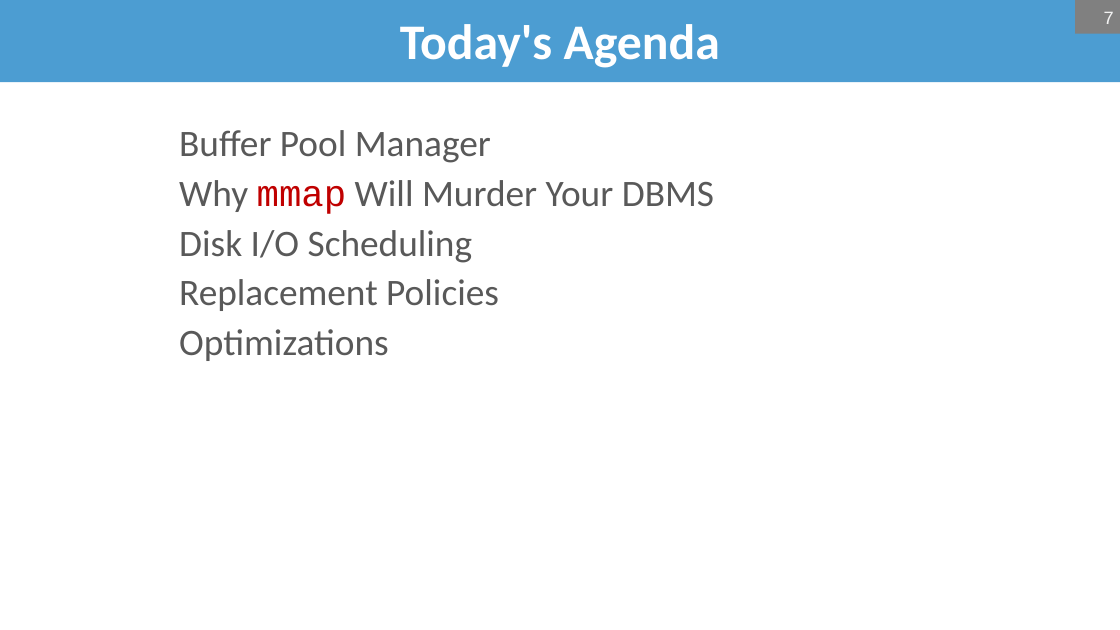
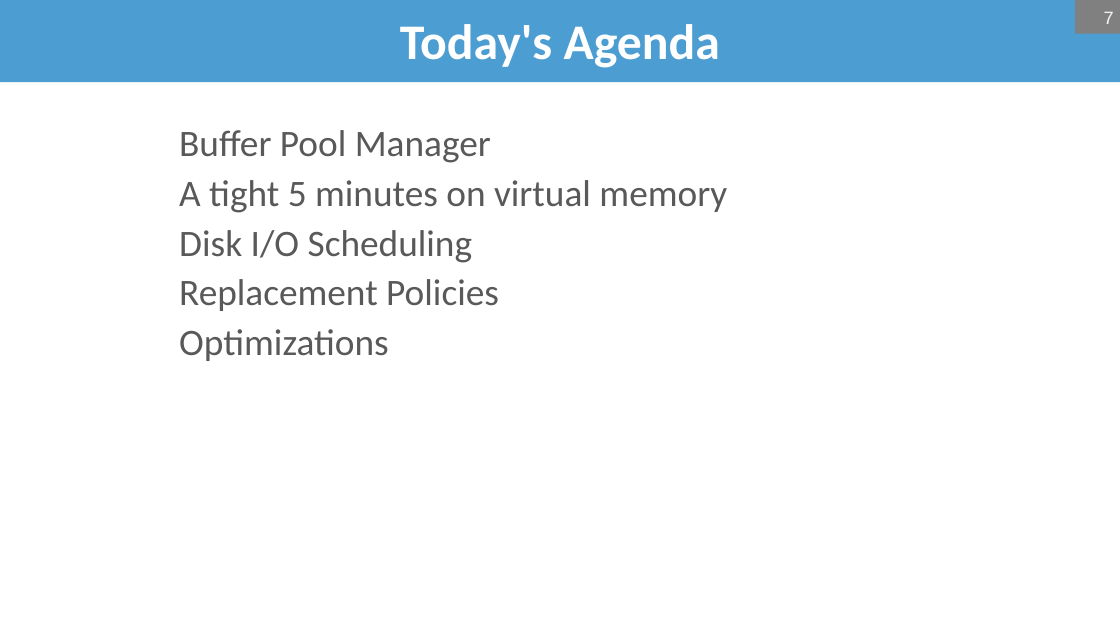
Before and after one commit to bsb20/bsb20.github.io, a slide deck: slide 7 of docs/421_f26/lectures/L5.pptx. Drawn at 1120x630 pixels with LibreOffice and Linux fonts; fonts in the diff are those of the drawing; background and template pictures are left out. Boxes give left, top, right and bottom in pixels: in the first picture for what was removed or moved away, otherwise in the second. Text is boxed around its words. In the diff, an @@ line names an element or a change of style, - is before the commit and + after.

```diff
--- a/docs/421_f26/lectures/L5.pptx
+++ b/docs/421_f26/lectures/L5.pptx
@@ text at [179, 180, 727, 213]: text changed @@
-Why mmap Will Murder Your DBMS
+A tight 5 minutes on virtual memory
```
Also in this commit, not shown: 8 other slides changed, 1 slide added, 1 slide removed, 1 other file.
